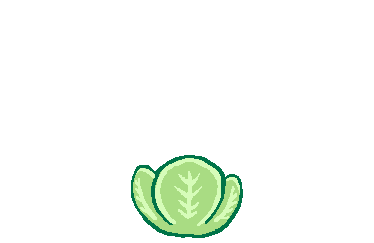
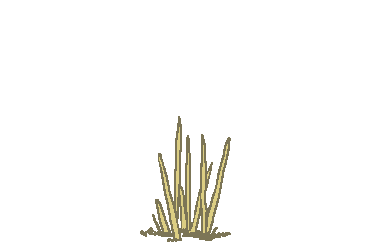
Revision of a layered 374 x 243 image; what changed, layer by layer:
added layer "grass" above "lettuce" over <box>140,116,231,242</box>
hid "lettuce" over <box>131,155,243,238</box>
